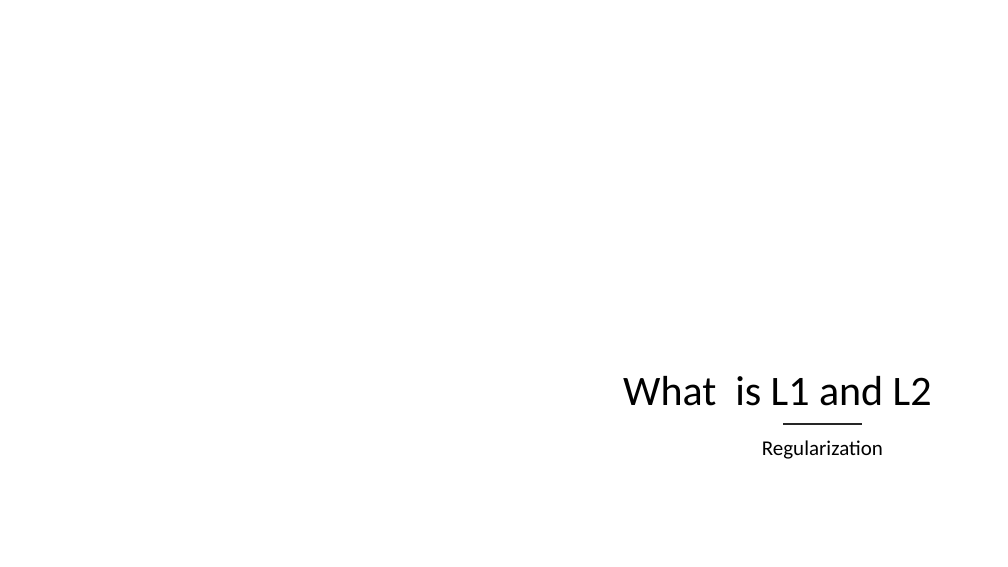
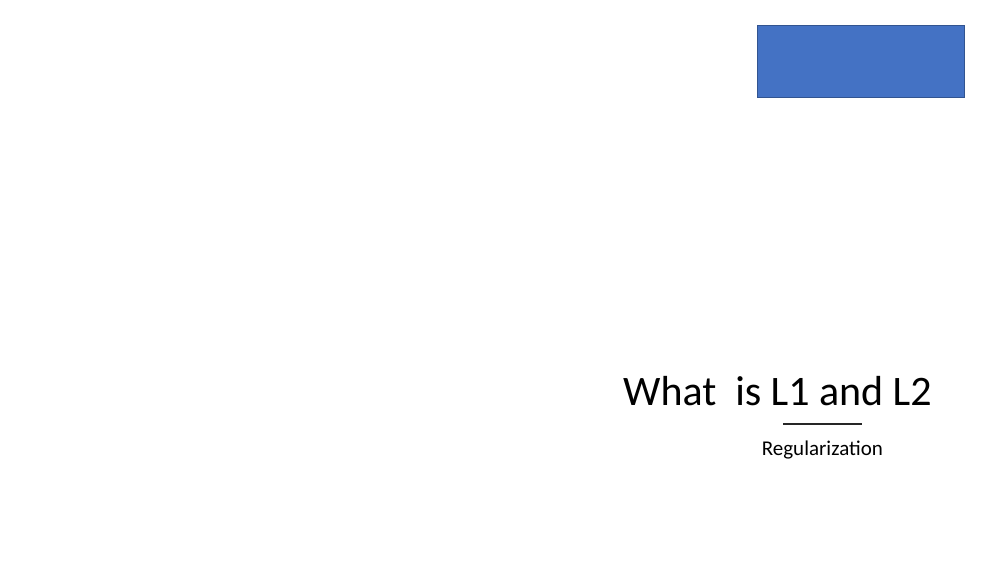
Before and after one commit to SSSirsat/Youtube, a slide deck: slide 1 of ML-topic/Regularization.pptx. Drawn at 1008x567 pixels with LibreOffice and Linux fonts; fonts in the diff are those of the drawing; background and template pictures are left out. Boxes give left, top, right and bottom in pixels: in the first picture for what was removed or moved away, otherwise in the second. Text is boxed around its words. In the diff, an @@ line names an element or a change of style, - is before the commit and + after.

```diff
--- a/ML-topic/Regularization.pptx
+++ b/ML-topic/Regularization.pptx
@@ rectangle added at (758,26,965,98), fill #4472C4, outline #325491 1 pt @@
```
